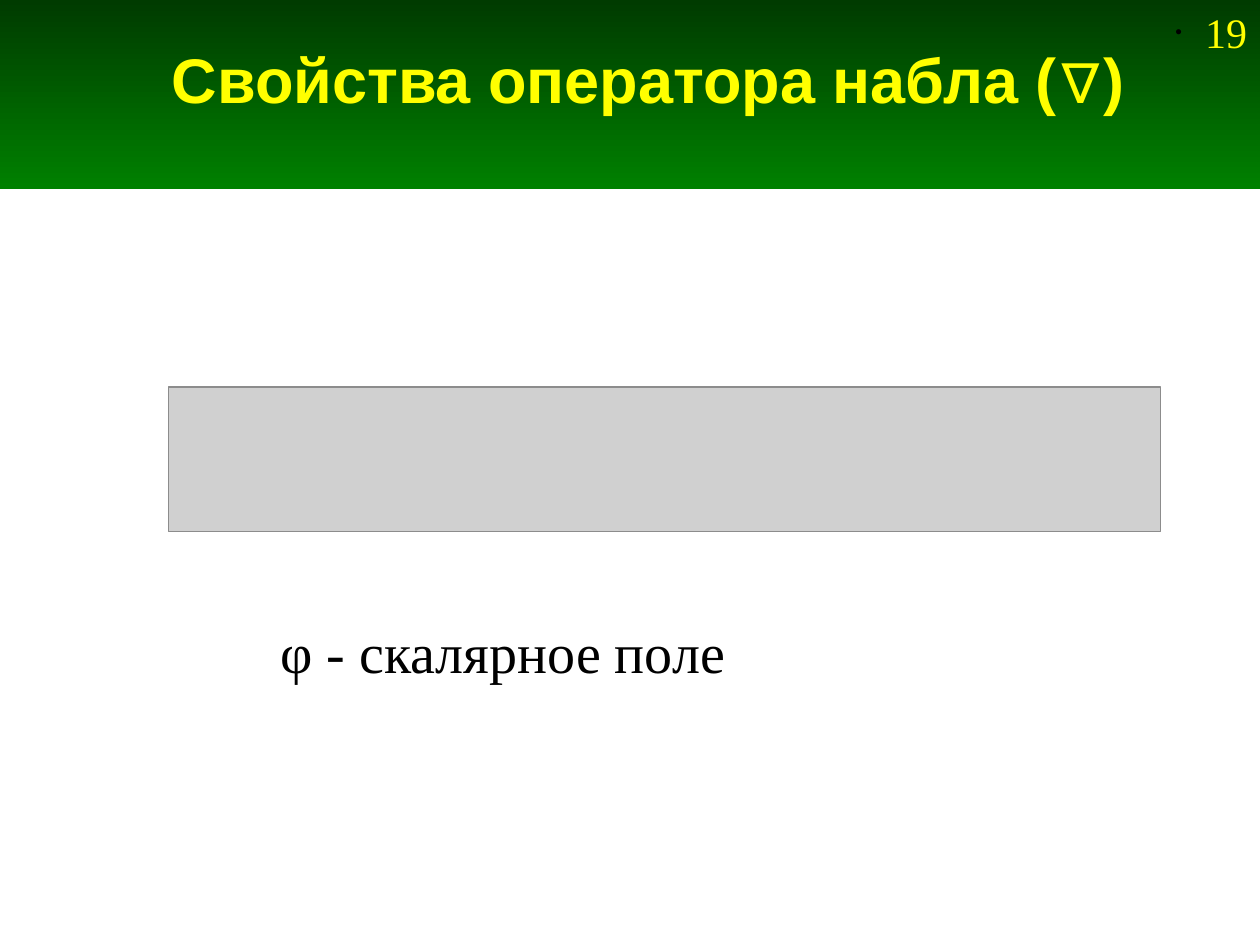
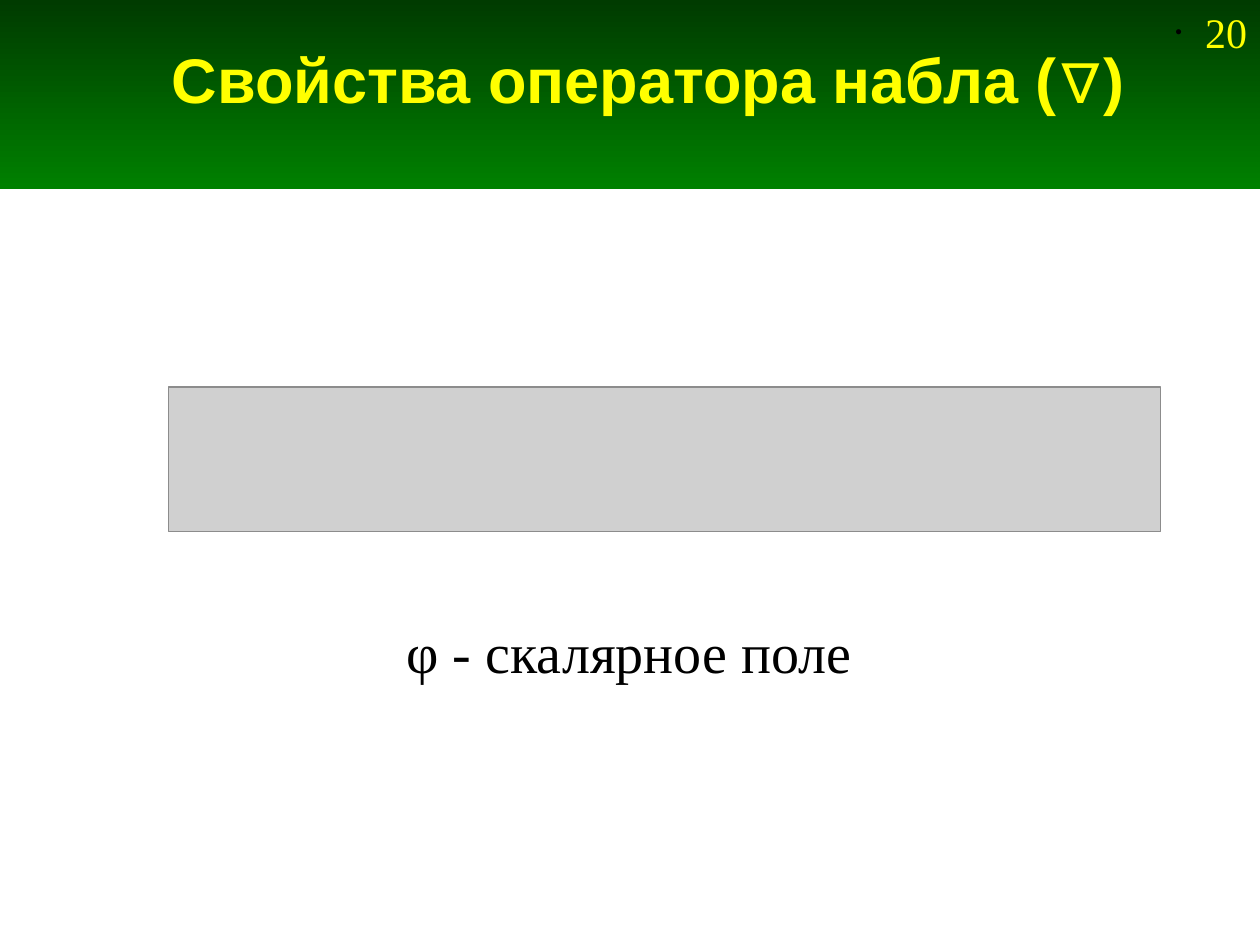
Before and after one commit to andris0147sv/modelling, a slide deck: slide 20 of presentations/2. FDTD.odp (slide 19 before the commit). Drawn at 1260x945 pixels with LibreOffice and Linux fonts; fonts in the diff are those of the drawing; grey boxes stand for pictures. Boxes give left, top, right and bottom in pixels: in the first picture for what was removed or moved away, otherwise in the second. Text is boxed around its words. In the diff, an @@ line names an element or a change of style, - is before the commit and + after.

```diff
--- a/presentations/2. FDTD.odp
+++ b/presentations/2. FDTD.odp
@@ page number at [1205, 20, 1247, 49]: text changed @@
-• 19
+• 20
@@ text "φ - скалярное поле": place and size @@
-text "φ - скалярное поле" at [280, 646, 725, 683]
+text "φ - скалярное поле" at [407, 646, 851, 683]
```
Also in this commit, not shown: 11 other slides changed, 4 slides added, 2 other files.
